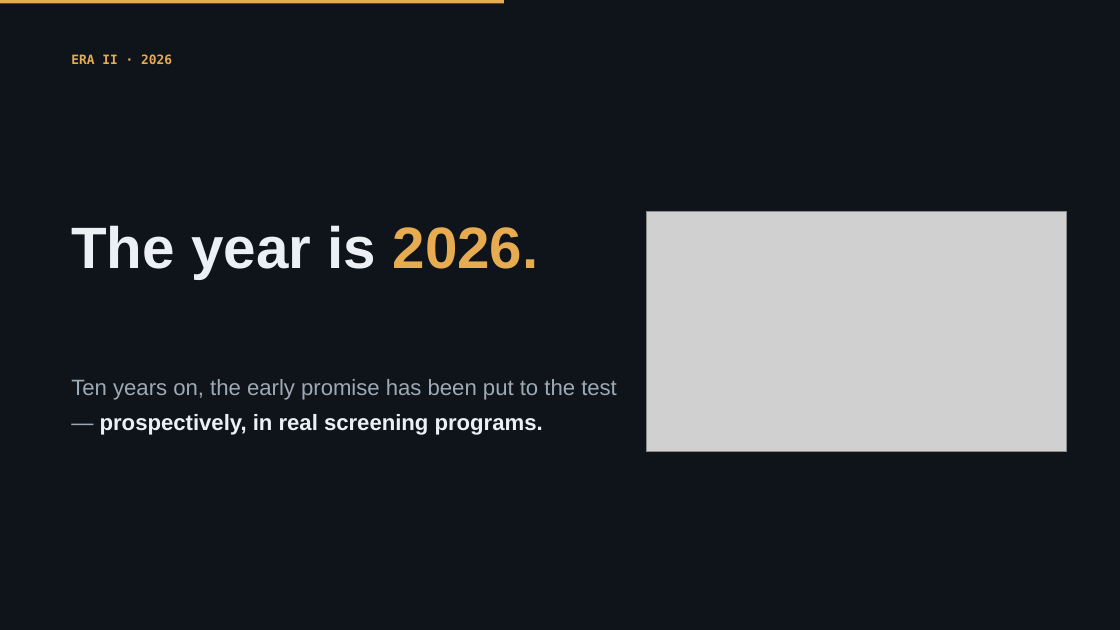
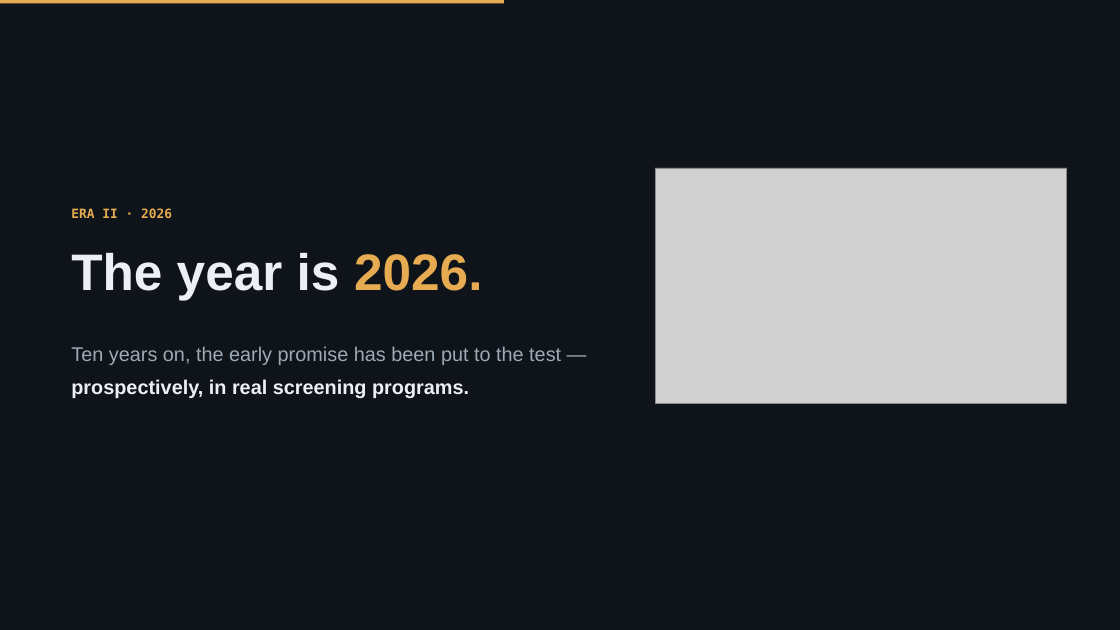
Before and after one commit to Emory-HITI/Mammo, a slide deck: slide 1 of keynote-iwbi-2026/pptx/sections/IWBI2026_Trivedi_02b_EraII_2026.pptx. Drawn at 1120x630 pixels with LibreOffice and Linux fonts; fonts in the diff are those of the drawing; grey boxes stand for pictures; background and template pictures are left out. Boxes give left, top, right and bottom in pixels: in the first picture for what was removed or moved away, otherwise in the second. Text is boxed around its words. In the diff, an @@ line names an element or a change of style, - is before the commit and + after.

```diff
--- a/keynote-iwbi-2026/pptx/sections/IWBI2026_Trivedi_02b_EraII_2026.pptx
+++ b/keynote-iwbi-2026/pptx/sections/IWBI2026_Trivedi_02b_EraII_2026.pptx
@@ picture: place and size @@
-picture at bbox=[647, 212, 1067, 452]
+picture at bbox=[655, 168, 1067, 403]
@@ text "ERA II · 2026": place and size @@
-text "ERA II · 2026" at bbox=[71, 54, 172, 64]
+text "ERA II · 2026" at bbox=[71, 208, 172, 218]
@@ text "The year is 2026.": place and size @@
-text "The year is 2026." at bbox=[71, 225, 539, 279]
+text "The year is 2026." at bbox=[71, 252, 482, 300]
@@ text "The year is 2026." at bbox=[71, 252, 482, 300]: size 50 to 44 pt @@
@@ text "Ten years on, the early ...": place and size @@
-text "Ten years on, the early ..." at bbox=[71, 379, 617, 435]
+text "Ten years on, the early ..." at bbox=[71, 346, 561, 398]
@@ text "Ten years on, the early ..." at bbox=[71, 346, 561, 398]: size 19 to 17 pt; line spacing 1.3 to 1.4 @@
```
Also in this commit, not shown: 1 other slide changed, 3 other files.
